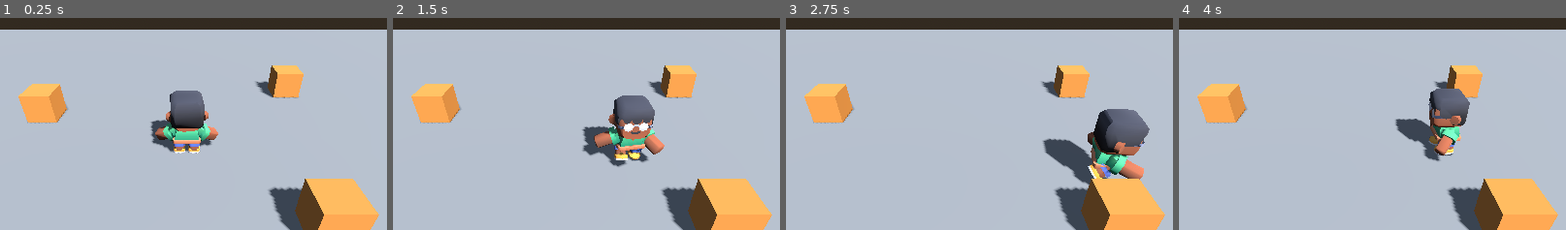
Above: before the commit, frames 1-4 (left to right).
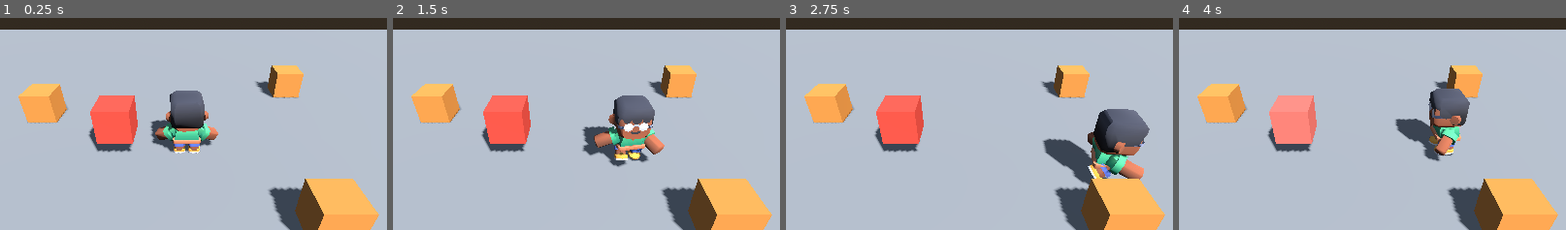
Above: after the commit, the same moments.

Repository: Carola-caicedo/Survivor-Maze-Puzzle
Game: Godot game, scene res://main.tscn
Same seed, same stepped clock (60 frames per second), same inputs: the game is played once before the commit and once after it.
Inputs:
- Up to frame 1 (0.25 s): no input
- Up to frame 2 (1.5 s): tap Enter at 0.5 s; hold D (move_right) 0.53-1.28 s; tap Space (espada) at 0.6 s; tap E (interactuar) at 0.8, 1.35 s; hold S (move_down) from 1.28 s (still down)
- Up to frame 3 (2.75 s): tap Space (espada) at 1.55, 2.1 s; release S (move_down) at 2.03 s; hold D (move_right) from 2.03 s (still down); tap E (interactuar) at 2.3 s
- Up to frame 4 (4 s): release D (move_right) at 2.78 s; hold W (move_up) 2.78-3.53 s; tap E (interactuar) at 2.85, 3.8 s; tap Space (espada) at 3.05 s; hold A (move_left) from 3.53 s (still down); tap F at 3.6 s
The pictures show only the part of the screen within x 26-76%, y 19-69%; the shares and areas given below are measured in that part.

The runs differ from the first frame. In frame 1, 2.9% of the frame differs, in the area x 22-36%, y 36-64%; in frame 2, 2.9%; in frame 3, 2.9%; in frame 4, 2.9%.

Commit message:
T8 N3 - Tarea B - mantener para completar

Diff:
--- /dev/null
+++ b/fruta.gd
@@ -0,0 +1,9 @@
+extends Node3D
+
+@export var curacion = 30
+
+func usar():
+	print("Fruta consumida: cura +", curacion, " HP")
+	# Se retira del grupo para que el personaje no vuelva a detectarla
+	remove_from_group("interactivos")
+	visible = false
--- a/interactuar.gd
+++ b/interactuar.gd
@@ -3,16 +3,34 @@
 @export var tecla = "interactuar"
 @export var alcance = 1.5
 @onready var pj = get_parent()
+@export var tiempo_necesario = 1.5
+var progreso = 0.0
+var actual = null
 
 
 func _physics_process(delta):
-	if Input.is_action_just_pressed(tecla):
-		var obj = mas_cercano()
-		if obj == null:
-			print("nada a menos de ", alcance, " m")
-		else:
-			var d = snappedf(distancia_a(obj), 0.01)
-			print("interactúa con ", obj.name, " a ", d, " m")
+	var obj = mas_cercano()
+	# Condición de cancelación: soltar tecla o salirse del rango
+	if not Input.is_action_pressed(tecla) or obj == null:
+		progreso = 0.0
+		actual = null
+		return
+	if obj != actual: # cambió de objeto: empieza de cero
+		actual = obj
+		progreso = 0.0
+	var antes = progreso
+	progreso += delta / tiempo_necesario
+
+	# Imprime cada vez que cruza un múltiplo de 25% (25%, 50%, 75%)
+	if int(progreso * 4) > int(antes * 4) and progreso < 0.999:
+		print(obj.name, ": ", int(progreso * 4) * 25, " %")
+
+	if progreso >= 0.999:
+		print("completado: ", obj.name)
+		if obj.has_method("usar"):
+			obj.usar()
+		progreso = 0.0
+		actual = null
 
 
 func mas_cercano():
--- a/main.tscn
+++ b/main.tscn
@@ -1,9 +1,11 @@
-[gd_scene format=3]
+[gd_scene format=3 uid="uid://h24dlci7t2hg"]
 
-[ext_resource type="Script" path="res://personaje.gd" id="1_pj"]
-[ext_resource type="PackedScene" path="res://personaje/character-male-a.glb" id="2_modelo"]
-[ext_resource type="Script" path="res://espada.gd" id="4_1bvp3"]
-[ext_resource type="Script" path="res://interactuar.gd" id="5_lquwl"]
+[ext_resource type="PackedScene" uid="uid://biyljgujvggl4" path="res://zona_b.tscn" id="1_h2yge"]
+[ext_resource type="Script" uid="uid://cct4m0pdjhcq7" path="res://personaje.gd" id="1_pj"]
+[ext_resource type="Script" uid="uid://lrtnpfxqhiyb" path="res://fruta.gd" id="2_7mycd"]
+[ext_resource type="PackedScene" uid="uid://bkmexfnojlmxi" path="res://personaje/character-male-a.glb" id="2_modelo"]
+[ext_resource type="Script" uid="uid://8muj4gig7kts" path="res://espada.gd" id="4_1bvp3"]
+[ext_resource type="Script" uid="uid://g76pliv8lo3r" path="res://interactuar.gd" id="5_lquwl"]
 
 [sub_resource type="ProceduralSkyMaterial" id="CieloMat"]
 
@@ -20,84 +22,91 @@
 [sub_resource type="BoxShape3D" id="PisoForma"]
 size = Vector3(30, 0.2, 30)
 
+[sub_resource type="BoxMesh" id="CajaMalla"]
+
+[sub_resource type="StandardMaterial3D" id="CajaMat"]
+albedo_color = Color(0.85, 0.55, 0.25, 1)
+
+[sub_resource type="BoxShape3D" id="CajaForma"]
+
 [sub_resource type="CapsuleShape3D" id="Capsula"]
 radius = 0.35
 height = 1.75
 
-[sub_resource type="BoxMesh" id="CajaMalla"]
+[node name="Main" type="Node3D" unique_id=368806357]
 
-[sub_resource type="BoxShape3D" id="CajaForma"]
+[node name="zona_b" parent="." unique_id=1929311012 instance=ExtResource("1_h2yge")]
+transform = Transform3D(1, 0, 0, 0, 1, 0, 0, 0, 1, -2, 1, 0)
 
-[sub_resource type="StandardMaterial3D" id="CajaMat"]
-albedo_color = Color(0.85, 0.55, 0.25, 1)
-
-[node name="Main" type="Node3D"]
-
-[node name="WorldEnvironment" type="WorldEnvironment" parent="."]
+[node name="WorldEnvironment" type="WorldEnvironment" parent="." unique_id=1841011218]
 environment = SubResource("Entorno")
 
-[node name="DirectionalLight3D" type="DirectionalLight3D" parent="."]
+[node name="DirectionalLight3D" type="DirectionalLight3D" parent="." unique_id=1998494779]
 transform = Transform3D(0.866025, -0.353553, 0.353553, 0, 0.707107, 0.707107, -0.5, -0.612372, 0.612372, 0, 6, 0)
 shadow_enabled = true
 
-[node name="Suelo" type="StaticBody3D" parent="."]
+[node name="Suelo" type="StaticBody3D" parent="." unique_id=1154712014]
 
-[node name="MeshInstance3D" type="MeshInstance3D" parent="Suelo"]
+[node name="MeshInstance3D" type="MeshInstance3D" parent="Suelo" unique_id=419082926]
 mesh = SubResource("PisoMalla")
 
-[node name="CollisionShape3D" type="CollisionShape3D" parent="Suelo"]
+[node name="CollisionShape3D" type="CollisionShape3D" parent="Suelo" unique_id=1729257392]
 transform = Transform3D(1, 0, 0, 0, 1, 0, 0, 0, 1, 0, -0.1, 0)
 shape = SubResource("PisoForma")
 
-[node name="Cajas" type="Node3D" parent="."]
+[node name="Frutas" type="Node3D" parent="." unique_id=1317149282]
 
-[node name="Caja1" type="StaticBody3D" parent="Cajas" groups=["interactivos"]]
+[node name="Fruta1" type="StaticBody3D" parent="Frutas" unique_id=1988233190 groups=["interactivos"]]
 transform = Transform3D(1, 0, 0, 0, 1, 0, 0, 0, 1, 4, 0.5, -4)
+script = ExtResource("2_7mycd")
 
-[node name="MeshInstance3D" type="MeshInstance3D" parent="Cajas/Caja1"]
+[node name="MeshInstance3D" type="MeshInstance3D" parent="Frutas/Fruta1" unique_id=966073527]
 mesh = SubResource("CajaMalla")
 surface_material_override/0 = SubResource("CajaMat")
 
-[node name="CollisionShape3D" type="CollisionShape3D" parent="Cajas/Caja1"]
+[node name="CollisionShape3D" type="CollisionShape3D" parent="Frutas/Fruta1" unique_id=1502254874]
 shape = SubResource("CajaForma")
 
-[node name="Caja2" type="StaticBody3D" parent="Cajas" groups=["interactivos"]]
+[node name="Fruta2" type="StaticBody3D" parent="Frutas" unique_id=1796786497 groups=["interactivos"]]
 transform = Transform3D(1, 0, 0, 0, 1, 0, 0, 0, 1, -5, 0.5, -2)
+script = ExtResource("2_7mycd")
 
-[node name="MeshInstance3D" type="MeshInstance3D" parent="Cajas/Caja2"]
+[node name="MeshInstance3D" type="MeshInstance3D" parent="Frutas/Fruta2" unique_id=899026570]
 mesh = SubResource("CajaMalla")
 surface_material_override/0 = SubResource("CajaMat")
 
-[node name="CollisionShape3D" type="CollisionShape3D" parent="Cajas/Caja2"]
+[node name="CollisionShape3D" type="CollisionShape3D" parent="Frutas/Fruta2" unique_id=1243797172]
 shape = SubResource("CajaForma")
 
-[node name="Caja3" type="StaticBody3D" parent="Cajas" groups=["interactivos"]]
+[node name="Fruta3" type="StaticBody3D" parent="Frutas" unique_id=2033221054 groups=["interactivos"]]
 transform = Transform3D(1, 0, 0, 0, 1, 0, 0, 0, 1, 3, 0.5, 3)
+script = ExtResource("2_7mycd")
 
-[node name="MeshInstance3D" type="MeshInstance3D" parent="Cajas/Caja3"]
+[node name="MeshInstance3D" type="MeshInstance3D" parent="Frutas/Fruta3" unique_id=608080174]
 mesh = SubResource("CajaMalla")
 surface_material_override/0 = SubResource("CajaMat")
 
-[node name="CollisionShape3D" type="CollisionShape3D" parent="Cajas/Caja3"]
+[node name="CollisionShape3D" type="CollisionShape3D" parent="Frutas/Fruta3" unique_id=927340922]
 shape = SubResource("CajaForma")
 
-[node name="Camera3D" type="Camera3D" parent="."]
+[node name="Camera3D" type="Camera3D" parent="." unique_id=26671349]
 transform = Transform3D(1, 0, 0, 0, 0.819152, 0.573576, 0, -0.573576, 0.819152, 0, 5, 7)
 
-[node name="Personaje" type="CharacterBody3D" parent="." node_paths=PackedStringArray("camara")]
+[node name="Personaje" type="CharacterBody3D" parent="." unique_id=2042316050 node_paths=PackedStringArray("camara")]
 script = ExtResource("1_pj")
 camara = NodePath("../Camera3D")
-accion_prueba = "espada.F5"
+prueba = 4
+accion_prueba = "interactuar.F5"
 
-[node name="CollisionShape3D" type="CollisionShape3D" parent="Personaje"]
+[node name="CollisionShape3D" type="CollisionShape3D" parent="Personaje" unique_id=1745509103]
 transform = Transform3D(1, 0, 0, 0, 1, 0, 0, 0, 1, 0, 0.875, 0)
 shape = SubResource("Capsula")
 
-[node name="Modelo" parent="Personaje" instance=ExtResource("2_modelo")]
+[node name="Modelo" parent="Personaje" unique_id=1969657668 instance=ExtResource("2_modelo")]
 transform = Transform3D(-2.6, 0, 0, 0, 2.6, 0, 0, 0, -2.6, 0, 0, 0)
 
-[node name="Espada" type="Node" parent="Personaje"]
+[node name="Espada" type="Node" parent="Personaje" unique_id=204470823]
 script = ExtResource("4_1bvp3")
 
-[node name="Interactuar" type="Node" parent="Personaje"]
+[node name="Interactuar" type="Node" parent="Personaje" unique_id=1103396318]
 script = ExtResource("5_lquwl")
Not shown, added: fruta.gd.uid
